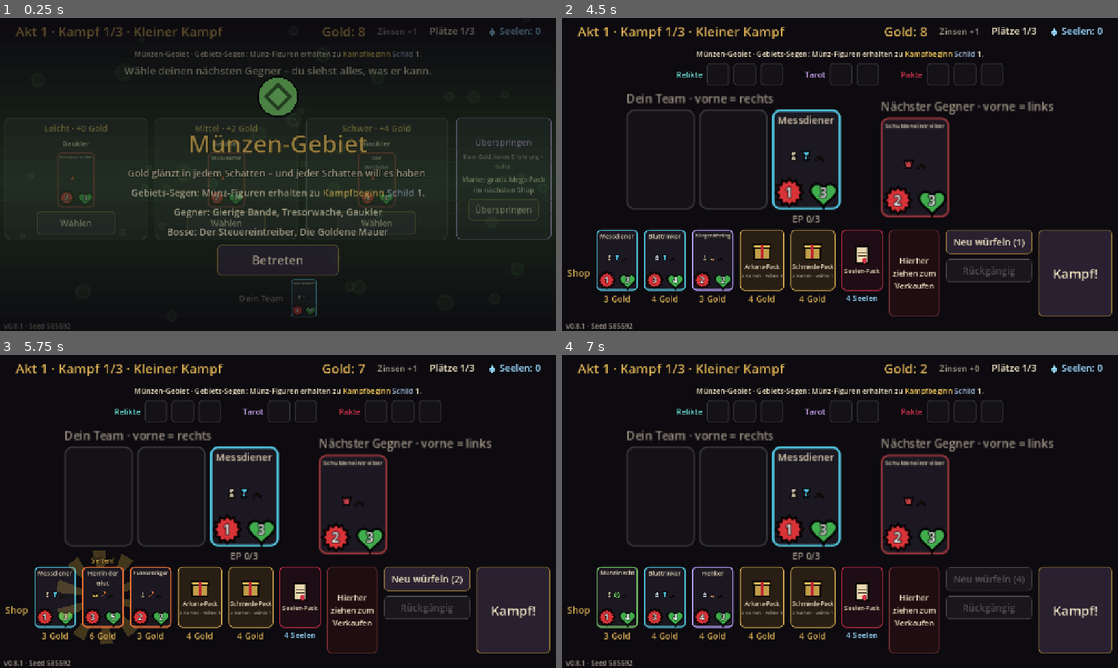
Above: before the commit, frames 1-4 (two rows, left to right).
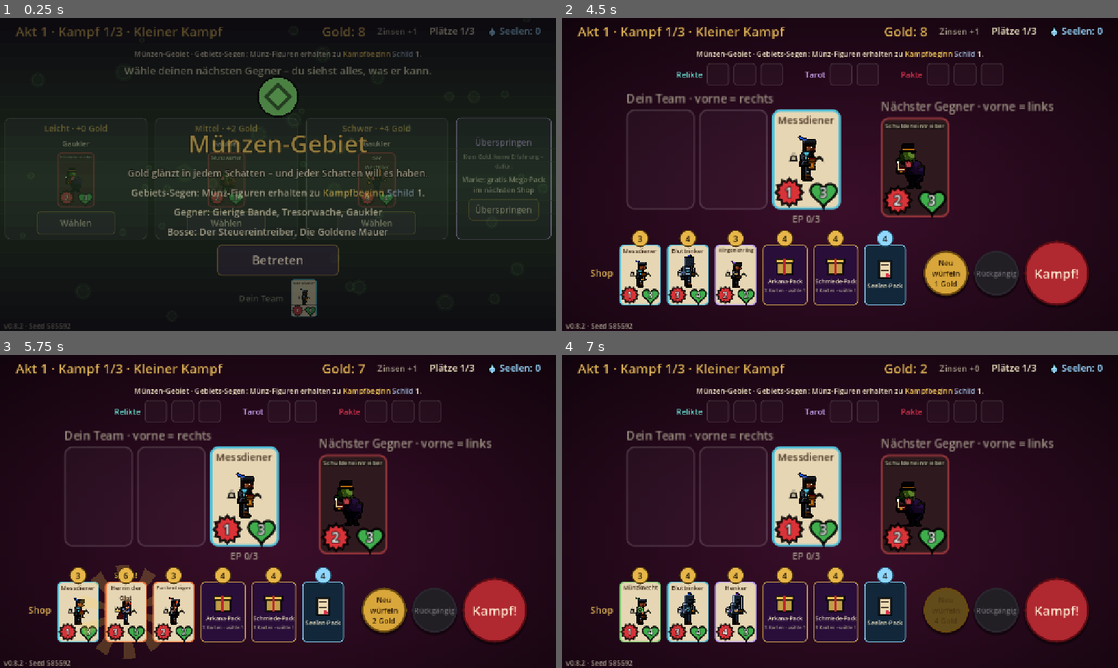
Above: after the commit, the same moments.

Repository: aaronvogel77-source/Roguelike
Game: Godot game, scene res://scenes/run.tscn
Same seed, same stepped clock (60 frames per second), same inputs: the game is played once before the commit and once after it.
Inputs:
- Up to frame 1 (0.25 s): no input
- Up to frame 2 (4.5 s): click "Wählen" at 0.5 s; click "Wählen" at 1.25 s; click "Wählen" at 2 s; click "Überspringen" at 2.75 s; click "Betreten" at 3.5 s; click "Wählen" at 4.25 s
- Up to frame 3 (5.75 s): click "Neu würfeln (1)" (after the commit: "Neu würfeln 1 Gold") at 5 s
- Up to frame 4 (7 s): click "Neu würfeln (2)" (after the commit: "Neu würfeln 2 Gold") at 5.75 s; click "Neu würfeln (3)" (after the commit: "Neu würfeln 3 Gold") at 6.5 s

The runs differ from the first frame. In frame 1, 0.4% of the frame differs, in the area x 3-70%, y 47-100%; in frame 2, 42%; in frame 3, 42%, in the area x 1-99%, y 20-100%; in frame 4, 42%.

Commit message:
Shop im Stil Tarot-Legung: Pixel-Figuren auf Tarotkarten, Muenzpreise, Wachssiegel, Verkaufsfeld nur beim Ziehen
Co-Authored-By: Claude Opus 5.5 <noreply@anthropic.com>
Claude-Session: https://claude.ai/code/session_012xz7sgY2qmHGHRn3NLdPtd

Diff:
--- a/project.godot
+++ b/project.godot
@@ -6,7 +6,7 @@
 [application]
 
 config/name="Arcana (working title)"
-config/version="0.8.1"
+config/version="0.8.2"
 config/description="Dark-fantasy auto-battler roguelite with tarot court-card figures."
 run/main_scene="res://scenes/run.tscn"
 config/features=PackedStringArray("4.6", "GL Compatibility")
--- a/scripts/ui/run_view.gd
+++ b/scripts/ui/run_view.gd
@@ -490,6 +490,7 @@
 
 
 func _build_planning() -> void:
+	_screen.add_child(_velvet())
 	var column := _column()
 	column.add_child(_top_bar(_stage_title()))
 	column.add_child(_info_line())
@@ -524,6 +525,8 @@
 	_shop_slots.clear()
 	for i in _run.shop.size():
 		var shop_box := VBoxContainer.new()
+		shop_box.add_theme_constant_override("separation", -6)
+		shop_box.add_child(_coin_badge(str(_run.price_of(_run.shop[i])) if _run.shop[i] != "" else "", false))
 		var slot := SlotView.new("shop", i)
 		if _run.shop[i] != "":
 			slot.set_card(UnitCard.for_definition(_db.figures[_run.shop[i]], 1, false))
@@ -531,9 +534,6 @@
 		slot.accepts_drops = false
 		slot.tapped.connect(_on_slot_tapped)
 		shop_box.add_child(slot)
-		var price := _label(tr("UI_PRICE") % _run.price_of(_run.shop[i]) if _run.shop[i] != "" else "", 20, Palette.GOLD)
-		price.horizontal_alignment = HORIZONTAL_ALIGNMENT_CENTER
-		shop_box.add_child(price)
 		bottom.add_child(shop_box)
 		_shop_slots.append(slot)
 
@@ -541,33 +541,38 @@
 		bottom.add_child(_pack_view(i))
 	bottom.add_child(_soul_pack_view())
 
+	# Wax seals: reroll (gold), undo (grey), fight (big, red).
+	var seals := HBoxContainer.new()
+	seals.add_theme_constant_override("separation", 12)
+	seals.alignment = BoxContainer.ALIGNMENT_CENTER
+	var reroll := _seal(tr("UI_REROLL_SEAL") % _run.reroll_price(), 104, "gold", _on_reroll)
+	reroll.disabled = _run.gold < _run.reroll_price()
+	seals.add_child(reroll)
+	_undo_button = _seal(tr("UI_UNDO"), 104, "grey", _on_undo)
+	_undo_button.disabled = _undo.is_empty()
+	seals.add_child(_undo_button)
+	if _run.can_skip_boss():
+		var skip_boss := _seal(tr("UI_SKIP_BOSS"), 104, "grey", _on_skip_boss)
+		skip_boss.add_theme_font_size_override("font_size", 13)
+		seals.add_child(skip_boss)
+	var fight := _seal(tr("UI_FIGHT"), 150, "red", _on_fight)
+	fight.add_theme_font_size_override("font_size", 30)
+	fight.disabled = _filled_slots() == 0
+	seals.add_child(fight)
+	bottom.add_child(_spacer(12))
+	bottom.add_child(seals)
+	column.add_child(bottom)
+	column.add_child(_label(_footer_text(), 16, Palette.MUTED))
+
+	# The sell zone only shows up while a figure or object is held or selected.
 	_sell_zone = SellZone.new()
+	_sell_zone.custom_minimum_size = Vector2(340, 120)
+	_sell_zone.set_auto_hide(true)
 	_sell_zone.tapped.connect(_on_sell_zone_tapped)
 	_sell_zone.dropped.connect(func(data: Dictionary) -> void: _request_sell(data["index"]))
-	bottom.add_child(_sell_zone)
-
-	var actions := GridContainer.new()
-	actions.columns = 1
-	actions.add_theme_constant_override("h_separation", 10)
-	actions.add_theme_constant_override("v_separation", 10)
-	var reroll := _button(tr("UI_REROLL") % _run.reroll_price(), Vector2(200, 56), _on_reroll)
-	reroll.disabled = _run.gold < _run.reroll_price()
-	actions.add_child(reroll)
-	_undo_button = _button(tr("UI_UNDO"), Vector2(200, 56), _on_undo)
-	_undo_button.disabled = _undo.is_empty()
-	actions.add_child(_undo_button)
-	bottom.add_child(actions)
-
-	if _run.can_skip_boss():
-		var skip_boss := _button(tr("UI_SKIP_BOSS"), Vector2(200, 56), _on_skip_boss)
-		skip_boss.add_theme_font_size_override("font_size", 15)
-		actions.add_child(skip_boss)
-	var fight := _button(tr("UI_FIGHT"), Vector2(170, 124), _on_fight)
-	fight.add_theme_font_size_override("font_size", 30)
-	fight.disabled = _filled_slots() == 0
-	bottom.add_child(fight)
-	column.add_child(bottom)
-	column.add_child(_label(_footer_text(), 16, Palette.MUTED))
+	_screen.add_child(_sell_zone)
+	_sell_zone.set_anchors_and_offsets_preset(Control.PRESET_CENTER_BOTTOM, Control.PRESET_MODE_KEEP_SIZE)
+	_sell_zone.position.y -= 250
 
 
 ## The player's row as interactive slots (back on the left, front on the right).
@@ -896,14 +901,92 @@
 		_sell_zone.show_text(tr("UI_SELL_FOR") % (Items.relic_price(_db, _run.relics[index]) / 2), true)
 
 
+## Dark velvet behind the tarot spread.
+func _velvet() -> Control:
+	var gradient := Gradient.new()
+	gradient.set_color(0, Color("3a0e2a"))
+	gradient.set_color(1, Color("0e030a"))
+	var texture := GradientTexture2D.new()
+	texture.gradient = gradient
+	texture.fill = GradientTexture2D.FILL_RADIAL
+	texture.fill_from = Vector2(0.5, 0.6)
+	texture.fill_to = Vector2(1.1, 1.2)
+	var rect := TextureRect.new()
+	rect.texture = texture
+	rect.expand_mode = TextureRect.EXPAND_IGNORE_SIZE
+	rect.stretch_mode = TextureRect.STRETCH_SCALE
+	rect.set_anchors_and_offsets_preset(Control.PRESET_FULL_RECT)
+	rect.mouse_filter = Control.MOUSE_FILTER_IGNORE
+	return rect
+
+
+## A price as a gold (or soul-blue) coin above a card.
+func _coin_badge(text: String, soul: bool) -> Control:
+	var center := CenterContainer.new()
+	center.mouse_filter = Control.MOUSE_FILTER_IGNORE
+	center.z_index = 1
+	if text == "":
+		center.custom_minimum_size = Vector2(0, 40)
+		return center
+	var coin := PanelContainer.new()
+	coin.custom_minimum_size = Vector2(40, 40)
+	coin.mouse_filter = Control.MOUSE_FILTER_IGNORE
+	var style := StyleBoxFlat.new()
+	style.bg_color = Color("8fd8ff") if soul else Color("e8b648")
+	style.border_color = Color("1e4a6a") if soul else Color("4a3208")
+	style.set_border_width_all(3)
+	style.set_corner_radius_all(20)
+	coin.add_theme_stylebox_override("panel", style)
+	var label := _label(text, 20, Color("1a1208"))
+	label.horizontal_alignment = HORIZONTAL_ALIGNMENT_CENTER
+	coin.add_child(label)
+	center.add_child(coin)
+	return center
+
+
+## A round wax-seal button.
+func _seal(text: String, diameter: float, color_kind: String, callback: Callable) -> Button:
+	var colors := {"gold": [Color("d8a63a"), Color("6a4a10"), Color("2a1808")],
+		"grey": [Color("4a4450"), Color("2a2630"), Color("e0dae6")],
+		"red": [Color("b02830"), Color("5a0c14"), Color("ffe8d0")]}
+	var c: Array = colors[color_kind]
+	var button := Button.new()
+	button.text = text
+	button.custom_minimum_size = Vector2(diameter, diameter)
+	button.size_flags_vertical = Control.SIZE_SHRINK_CENTER
+	button.autowrap_mode = TextServer.AUTOWRAP_WORD
+	button.add_theme_font_size_override("font_size", 17)
+	for state in ["normal", "hover", "pressed", "disabled", "focus"]:
+		var style := StyleBoxFlat.new()
+		style.bg_color = c[0].lightened(0.12) if state == "hover" else (c[0].darkened(0.15) if state == "pressed" else c[0])
+		if state == "disabled":
+			style.bg_color = c[0].darkened(0.55)
+		if state == "focus":
+			style.draw_center = false
+		style.border_color = c[1]
+		style.set_border_width_all(5)
+		style.set_corner_radius_all(int(diameter / 2.0))
+		style.shadow_color = Color(0, 0, 0, 0.45)
+		style.shadow_size = 4
+		style.shadow_offset = Vector2(0, 4)
+		button.add_theme_stylebox_override(state, style)
+	for key in ["font_color", "font_hover_color", "font_pressed_color", "font_focus_color"]:
+		button.add_theme_color_override(key, c[2])
+	button.add_theme_color_override("font_disabled_color", Color(c[2], 0.4))
+	button.pressed.connect(callback)
+	return button
+
+
 ## The soul pack (paid in souls): two pacts, pick one.
 func _soul_pack_view() -> Control:
 	var box := VBoxContainer.new()
+	box.add_theme_constant_override("separation", -6)
+	box.add_child(_coin_badge(str(_run.soul_pack_price()), true))
 	var panel := PanelContainer.new()
 	panel.custom_minimum_size = UnitCard.CARD_SIZE
 	var style := StyleBoxFlat.new()
-	style.bg_color = Color(0.12, 0.05, 0.08)
-	style.border_color = Emblem.COLORS["pact"]
+	style.bg_color = Color("12283a")
+	style.border_color = Color("8fd8ff")
 	style.set_border_width_all(2)
 	style.set_corner_radius_all(10)
 	style.set_content_margin_all(4)
@@ -927,9 +1010,6 @@
 				_pack_pick = -1
 				_show_stage())
 	box.add_child(panel)
-	var price := _label(tr("UI_SOUL_PRICE") % _run.soul_pack_price(), 18, Emblem.COLORS["soul"])
-	price.horizontal_alignment = HORIZONTAL_ALIGNMENT_CENTER
-	box.add_child(price)
 	if _run.pacts.size() >= RunState.MAX_PACTS:
 		panel.modulate.a = 0.4
 	return box
@@ -938,11 +1018,13 @@
 ## A pack in the shop: tap to buy and open it.
 func _pack_view(index: int) -> Control:
 	var box := VBoxContainer.new()
+	box.add_theme_constant_override("separation", -6)
 	var pack: Dictionary = _run.packs[index]
+	box.add_child(_coin_badge(str(_run.pack_cost(pack)) if not pack.is_empty() else "", false))
 	var panel := PanelContainer.new()
 	panel.custom_minimum_size = UnitCard.CARD_SIZE
 	var style := StyleBoxFlat.new()
-	style.bg_color = Color(0.16, 0.12, 0.08) if not pack.is_empty() else Color(1, 1, 1, 0.03)
+	style.bg_color = Color("2a0e3a") if not pack.is_empty() else Color(1, 1, 1, 0.03)
 	style.border_color = Palette.GOLD if not pack.is_empty() else Color(1, 1, 1, 0.15)
 	style.set_border_width_all(4 if pack.get("size", "") == "mega" else 2)
 	style.set_corner_radius_all(10)
@@ -968,13 +1050,9 @@
 		content.mouse_filter = Control.MOUSE_FILTER_IGNORE
 		inner.add_child(content)
 		panel.add_child(inner)
-		price_text = tr("UI_PRICE") % _run.pack_cost(pack)
 		panel.gui_input.connect(func(event: InputEvent) -> void:
 			if event is InputEventMouseButton and event.button_index == MOUSE_BUTTON_LEFT and not event.pressed:
 				_on_buy_pack(index))
-	var price := _label(price_text, 20, Palette.GOLD)
-	price.horizontal_alignment = HORIZONTAL_ALIGNMENT_CENTER
-	box.add_child(price)
 	return box
 
 
--- a/scripts/ui/sell_zone.gd
+++ b/scripts/ui/sell_zone.gd
@@ -5,14 +5,17 @@
 signal tapped
 signal dropped(data: Dictionary)
 
+## Hidden until a figure or object is held, dragged or selected.
+var auto_hide := false
 var _label: Label
 var _style: StyleBoxFlat
+var _active := false
 
 
 func _init() -> void:
 	custom_minimum_size = UnitCard.CARD_SIZE + Vector2(20, 0)
 	_style = StyleBoxFlat.new()
-	_style.bg_color = Color(0.25, 0.08, 0.08, 0.35)
+	_style.bg_color = Color(0.22, 0.06, 0.12, 0.92)
 	_style.border_color = Color(0.8, 0.3, 0.3, 0.5)
 	_style.set_border_width_all(2)
 	_style.set_corner_radius_all(10)
@@ -32,8 +35,34 @@
 
 func show_text(text: String, active: bool) -> void:
 	_label.text = text
+	_active = active
 	_style.border_color = Palette.GOLD if active else Color(0.8, 0.3, 0.3, 0.5)
 	_style.set_border_width_all(4 if active else 2)
+	if auto_hide:
+		_reveal(active)
+
+
+func set_auto_hide(value: bool) -> void:
+	auto_hide = value
+	_reveal(false)
+
+
+func _reveal(on: bool) -> void:
+	if not auto_hide:
+		return
+	modulate.a = 1.0 if on else 0.0
+	mouse_filter = Control.MOUSE_FILTER_STOP if on else Control.MOUSE_FILTER_IGNORE
+
+
+func _notification(what: int) -> void:
+	if not auto_hide:
+		return
+	if what == NOTIFICATION_DRAG_BEGIN:
+		var data: Variant = get_viewport().gui_get_drag_data()
+		if data is Dictionary and data.get("kind") == "row":
+			_reveal(true)
+	elif what == NOTIFICATION_DRAG_END:
+		_reveal(_active)
 
 
 func _gui_input(event: InputEvent) -> void:
--- a/scripts/ui/stage/figure_actor.gd
+++ b/scripts/ui/stage/figure_actor.gd
@@ -27,6 +27,8 @@
 static var _shader: Shader
 
 var uid := 0
+## Portrait on a card: only the figure, no bars, numbers or effects.
+var portrait := false
 var is_enemy := false
 var definition: Dictionary = {}
 var snapshot: Dictionary = {}
@@ -304,6 +306,8 @@
 # --- Effects drawn on the figure (pixel rectangles in stage space) ---
 
 func _draw_fx() -> void:
+	if portrait:
+		return
 	var statuses: Dictionary = snapshot.get("statuses", {})
 	var h := _height
 	if _revive_time >= 0.0:
--- a/scripts/ui/unit_card.gd
+++ b/scripts/ui/unit_card.gd
@@ -63,7 +63,8 @@
 	body.mouse_filter = Control.MOUSE_FILTER_STOP
 	body.gui_input.connect(_on_body_input)
 	_style = StyleBoxFlat.new()
-	_style.bg_color = Palette.PANEL
+	# Tarot look: player figures on parchment, enemies on dark red cloth.
+	_style.bg_color = Color("2e1a1e") if enemy else Color("e6d6b4")
 	_style.border_color = base_border_color()
 	_style.set_border_width_all(5 if unit_definition.get("boss", false) else 3)
 	_style.set_corner_radius_all(10)
@@ -82,6 +83,7 @@
 		_style.set_content_margin(side, 5)
 	body.add_theme_stylebox_override("panel", _style)
 	add_child(body)
+	_add_portrait(initial, unit_definition, enemy)
 
 	var column := VBoxContainer.new()
 	column.add_theme_constant_override("separation", 2)
@@ -93,7 +95,10 @@
 	name_label.autowrap_mode = TextServer.AUTOWRAP_WORD
 	name_label.horizontal_alignment = HORIZONTAL_ALIGNMENT_CENTER
 	name_label.add_theme_font_size_override("font_size", _fitting_font_size(name_label))
-	name_label.add_theme_color_override("font_color", Palette.PARCHMENT)
+	name_label.add_theme_color_override("font_color", Palette.PARCHMENT if enemy else Color("3a2414"))
+	# An outline keeps the name readable on top of the figure.
+	name_label.add_theme_color_override("font_outline_color", Color(0, 0, 0, 0.85) if enemy else Color("e6d6b4"))
+	name_label.add_theme_constant_override("outline_size", 5)
 	name_label.size_flags_vertical = Control.SIZE_EXPAND_FILL
 	name_label.max_lines_visible = 2
 	column.add_child(name_label)
@@ -122,6 +127,26 @@
 	_health_label = _add_stat_badge(stats, "life")
 
 	apply_snapshot(initial)
+
+
+## The animated pixel figure in the middle of the card (drawn under the texts).
+func _add_portrait(initial: Dictionary, unit_definition: Dictionary, enemy: bool) -> void:
+	var actor := FigureActor.new()
+	actor.portrait = true
+	actor.texture_filter = CanvasItem.TEXTURE_FILTER_NEAREST
+	var shown := initial.duplicate()
+	shown["uid"] = 0
+	actor.setup(unit_definition, shown, enemy)
+	var height := maxf(actor.hit_rect().size.y - 26.0, 20.0)
+	var room := card_size.y - 62.0
+	var factor := clampf(room / height, 0.6, 1.5)
+	if factor > 1.0:
+		factor = maxf(1.0, floorf(factor * 4.0) / 4.0)
+	actor.scale = Vector2(factor, factor)
+	actor.position = Vector2(card_size.x / 2.0, card_size.y - 40.0)
+	actor.home_x = randf() * 10.0
+	body.add_child(actor)
+	body.move_child(actor, 0)
 
 
 func base_border_color() -> Color:
--- a/translations/strings.csv
+++ b/translations/strings.csv
@@ -517,3 +517,6 @@
 NAME_STEM_ACE_OF_SWORDS,Wahrheits,Truth
 NAME_CORE_ACE_OF_SWORDS,Klinge,Blade
 UI_SKIP_BATTLE,Überspringen,Skip
+UI_REROLL_SEAL,"Neu würfeln
+%d Gold","Reroll
+%d gold"
Not shown, changed: GAME_DESIGN.md
